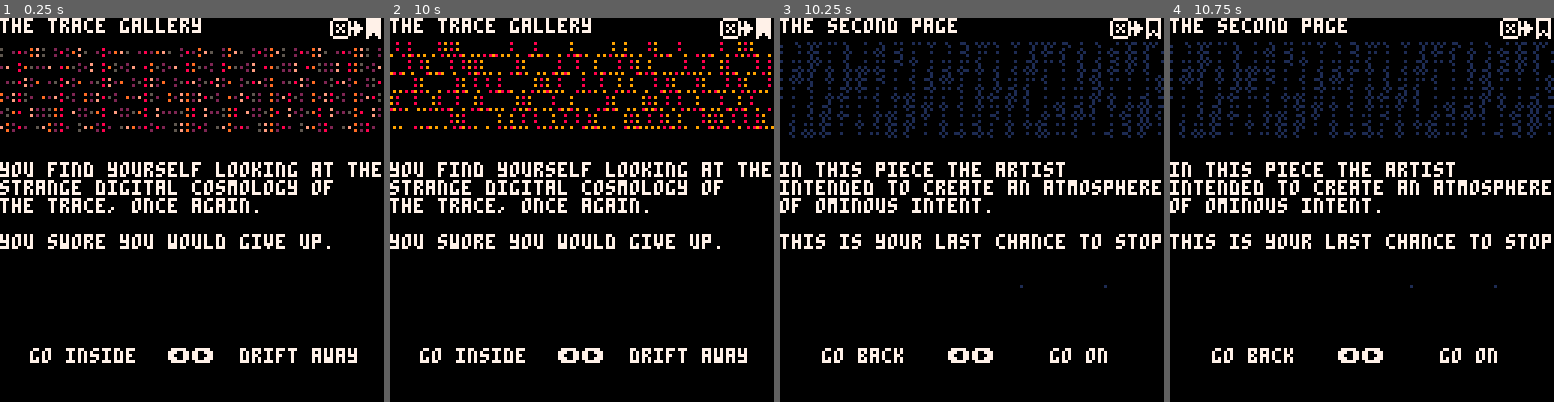
Above: before the commit, frames 1-4 (left to right).
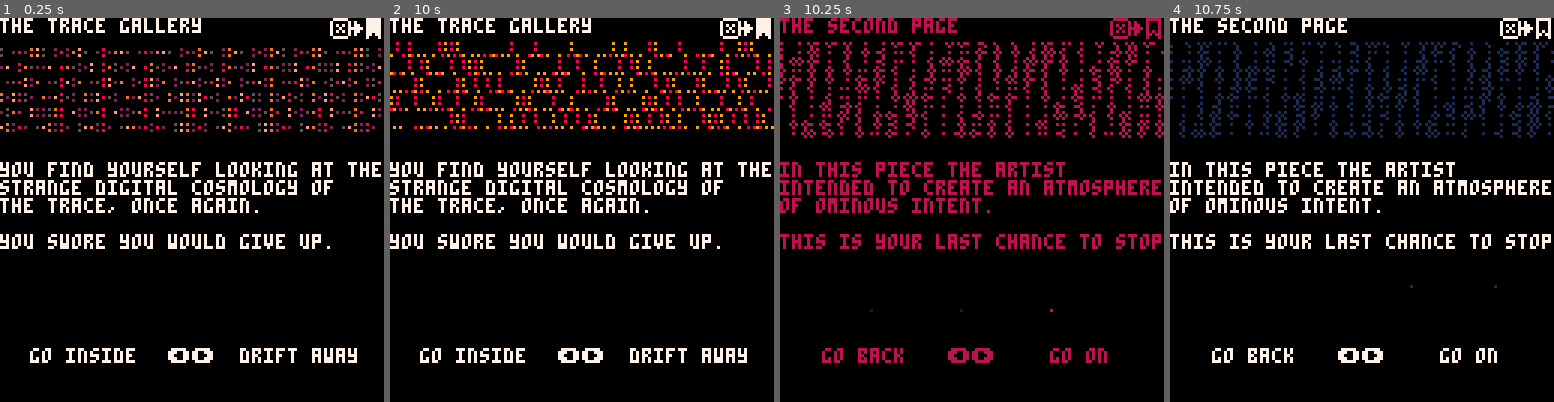
Above: after the commit, the same moments.

Repository: aebrer/pico8_carts
Game: PICO-8 cartridge games/the_trace/the_trace.p8
Two runs of this game, one before a commit and one after it. Both use one fixed random seed, a clock stepped at 60 frames per second and the inputs below.
Inputs:
- Up to frame 1 (0.25 s): no input
- Up to frame 2 (10 s): tap X (X key) at 0.33, 1.07, 1.85, 2.97, 4.08, 5.2, 6.32, 7.43, 8.55, 9.67 s; tap O (Z key) at 0.7, 1.7, 2.1, 2.5, 2.9, 3.3, 3.7, 4.1, 4.5, 4.9, 5.3, 5.7, 6.1, 6.5, 6.9, 7.3, 7.7, 8.1, 8.5, 8.9, 9.3, 9.7 s; hold Right 1.6-2.1 s; hold Up 2.15-2.42 s; hold Right 2.47-3.03 s; hold Left 3.08-3.58 s; hold Down 3.63-3.97 s; hold Right 4.02-4.68 s; hold Up 4.73-5.03 s; hold Left 5.08-5.68 s; hold Down 5.73-6.03 s; hold Right 6.08-6.58 s; hold Right 6.63-7.13 s; hold Up 7.18-7.45 s; hold Right 7.5-8.07 s; hold Left 8.12-8.62 s; hold Down 8.67-9 s; hold Right 9.05-9.72 s; hold Up from 9.77 s (still down)
- Up to frame 3 (10.25 s): release Up at 10.07 s; tap O (Z key) at 10.1 s; hold Left from 10.12 s (still down)
- Up to frame 4 (10.75 s): tap O (Z key) at 10.5 s; release Left at 10.72 s

Frames 1-2 are identical in both runs. In frame 3, 14% of the frame differs, in the area x 0-100%, y 0-90%; in frame 4, nothing differs.

Commit message:
nice levels of corruption

Diff:
--- a/games/the_trace/the_trace.p8
+++ b/games/the_trace/the_trace.p8
@@ -39,6 +39,7 @@
 v9_static = {}
 function v9_static.init(self)
  fillp(rnd({▥,█,▤}))
+ curr_page.cls=true
  self.p={1,3}
  self.g=rnd(5)-3
  self.a=-1
@@ -54,6 +55,28 @@
 	for x=self.g+x1,self.g+x1+w,self.z do for y=self.g+y1,self.g+y1+h,self.w do
  circ(x,y,rnd(2),x*y%self.c)end end
 end
+
+dg_logo = {}
+function dg_logo.init(self)
+ fillp(rnd({▥,█,▤}))
+ curr_page.cls=false
+ for i=1,14do pal(i,flr(rnd(33)-17),1)end
+ if(curr_page.dc)for i=1,14do pal(i,rnd({8,-16,-15,-14,-11,2,-8,-8}),1)end
+end
+
+function dg_logo.draw(self,x1,y1,w,h)
+ poke(0x5f54,0x60)
+ palt(0,false)
+ if(rnd()>.1)sspr(x1,y1,w,h,x1+2,y1+2,w-4,h-4)
+ for i=0,10 do
+  circ(rnd(128),rnd(128),rnd(64)+64,rnd(8))
+  sspr(0,rnd(128),128,rnd(5),rnd(128),0,rnd(5),128)
+  sspr(rnd(128),0,rnd(5),128,0,rnd(128),128,rnd(5))
+ end
+ poke(0x5f54,0x00)
+ palt(0,true)
+end
+
 
 function _init()
 	music_start(true)
@@ -72,8 +95,11 @@
  	curr_page.dc=dc()
  	if curr_page.dc then
   	pal(15,-8,1)
+   music_state("angry")
+   if(dc())curr_page.logo=dg_logo
  	else
  		pal(15,7,1)
+   music_reset()
 		end
  	srand(curr_page.seed)
  	curr_page.logo:init()
@@ -203,7 +229,8 @@
 -->8
 -- draw
 function _draw()
- curr_page:dis_logo()
+
+ if(curr_page.i)curr_page:dis_logo()
  curr_page:dis_title()
  curr_page:dis_text()
  curr_page:dis_choices()
@@ -243,19 +270,19 @@
 
 	if c⬆️ then
 	 print(butt_key[⬆️],60,106,15)
-	 print(c⬆️.title,hcenter(c⬆️.title,64),98,15)
+	 print("\^#"..c⬆️.title,hcenter(c⬆️.title,64),98,15)
 	end
 	if c⬇️ then
 	 print(butt_key[⬇️],60,114,15)
-	 print(c⬇️.title,hcenter(c⬇️.title,64),122,15)
+	 print("\^#"..c⬇️.title,hcenter(c⬇️.title,64),122,15)
 	end
 	if c⬅️ then
 	 print(butt_key[⬅️],56,110,15)
-	 print(c⬅️.title,hcenter(c⬅️.title,28),110,15)
+	 print("\^#"..c⬅️.title,hcenter(c⬅️.title,28),110,15)
 	end
 	if c➡️ then
 	 print(butt_key[➡️],64,110,15)
-	 print(c➡️.title,hcenter(c➡️.title,100),110,15)
+	 print("\^#"..c➡️.title,hcenter(c➡️.title,100),110,15)
 	end
 
 	-- if there are no options, what do?
@@ -329,6 +356,7 @@
 )
 lib[title].seed=1
 lib[title].vfx=function()sspr(18,7,11,15,110,-1,11,15)end
+-- lib[title].logo=dg_logo
 
 -- second page
 tsp="the second page"
@@ -369,6 +397,17 @@
 read_card,
 "now you have to make a choice:\n"
 )
+lib[read_card].cb=function()
+ if btnp(🅾️) then
+  lib[read_card].choices[⬅️]=ch_a_threat
+  lib[read_card].choices[⬆️]=ch_just_art
+  lib[read_card].choices[➡️]=ch_some_thing
+  if cursed then
+   lib[read_card].choices[⬇️]=ch_dont_read
+  end
+ end
+end
+
 
 -- cursed card
 p_curse="what were you thinking?"
@@ -397,6 +436,7 @@
 p_art
 )
 lib[p_art].vfx=more_art
+-- lib[p_art].logo=dg_logo
 
 -- good for you
 p_g4u="good for you"
@@ -463,16 +503,18 @@
  lib[read_card],
  function()
   if cursed then
-   lib[read_card].choices[⬇️]=new_choice(
+   lib[read_card].choices[⬇️]=ch_dont_read
+  end
+ end
+)
+
+ch_dont_read=new_choice(
     "don't read",
     lib[p_curse],
     function()
     inventory["cursed"]=true
     end
    )
-  end
- end
-)
 
 ch_look_around=new_choice(
 "look around",
@@ -480,7 +522,7 @@
 function()
  if rnd()>0.8 then
   if not inventory["blank card"] then
-   lib[toc].text = lib[toc].text.."\nyou find a small blank card\nand pocket it."
+   curr_page.text = curr_page.text.."\nyou find a small blank card\nand pocket it."
    inventory["blank card"]=true
   end
  end
@@ -504,7 +546,7 @@
 lib[engreg]
 )
 
-lib[read_card].choices[⬅️]=new_choice(
+ch_a_threat=new_choice(
 "a threat",
 lib[p_threat],
 function()
@@ -513,8 +555,10 @@
  end
 end
 )
-
-lib[read_card].choices[⬆️]=new_choice(
+lib[read_card].choices[⬅️]=ch_a_threat
+
+
+ch_just_art=new_choice(
 "just art",
 lib[p_art],
 function()
@@ -523,8 +567,10 @@
  end
 end
 )
-
-lib[read_card].choices[➡️]=new_choice(
+lib[read_card].choices[⬆️]=ch_just_art
+
+
+ch_some_thing=new_choice(
 "some thing",
 lib[p_warn],
 function()
@@ -533,6 +579,7 @@
  end
 end
 )
+lib[read_card].choices[➡️]=ch_some_thing
 
 
 
Not shown, changed: the sound effects (__sfx__) section of games/the_trace/the_trace.p8
